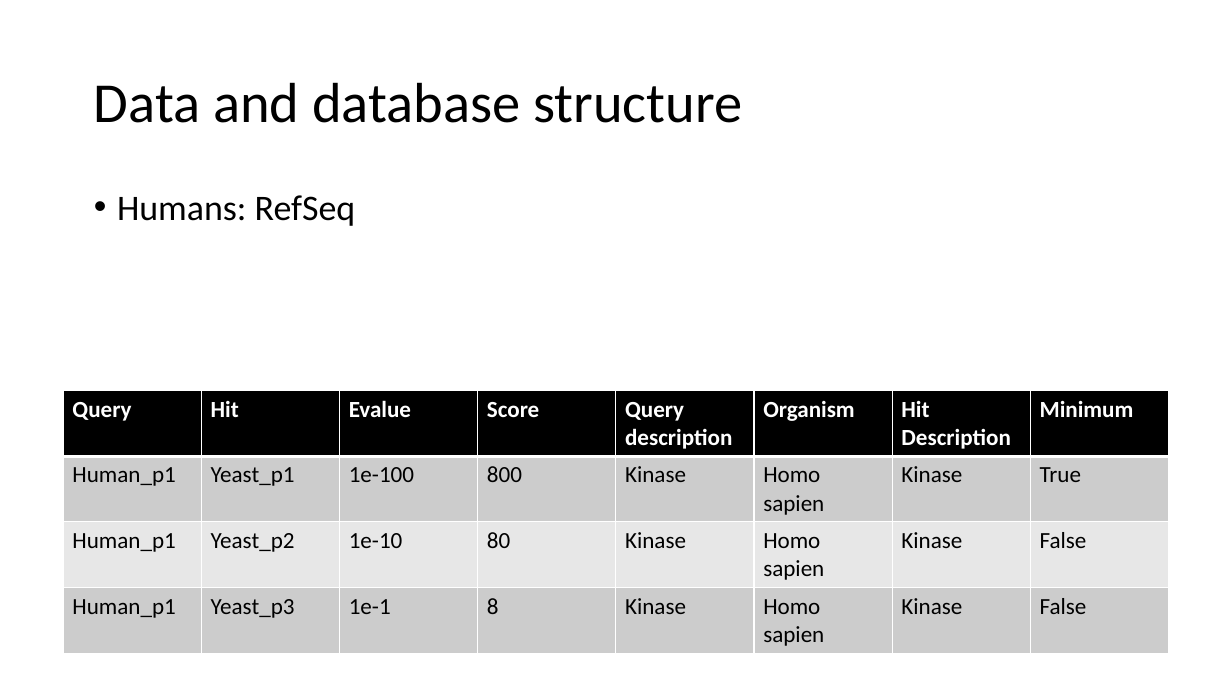
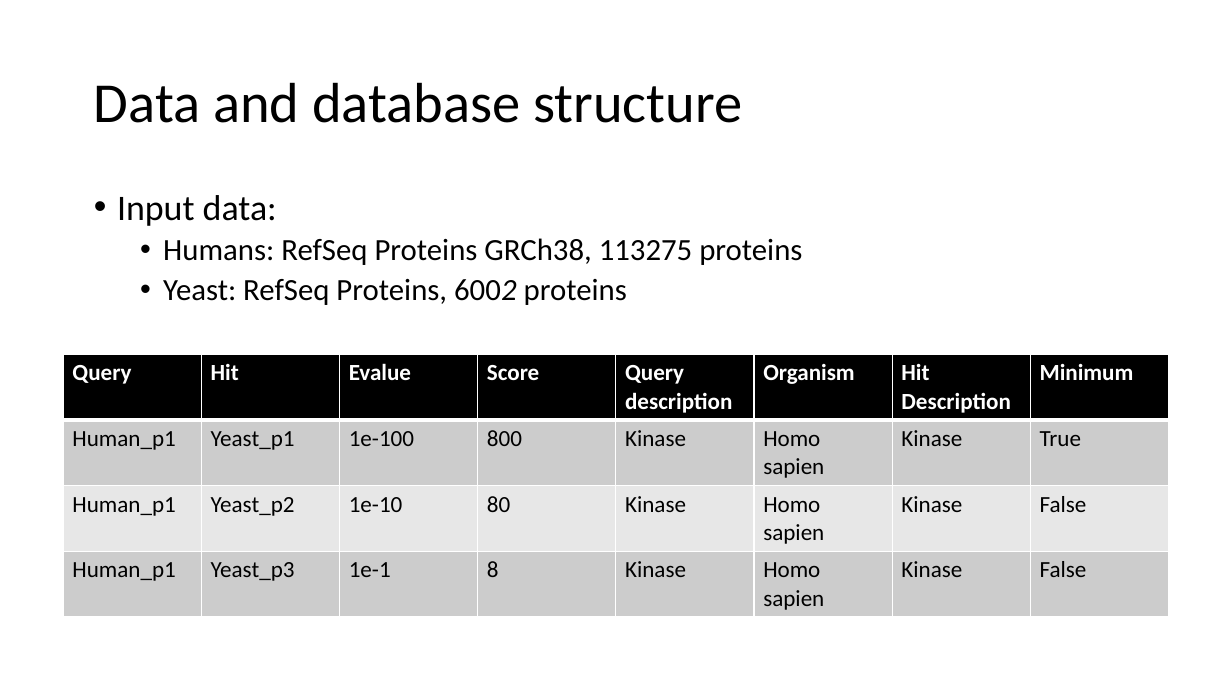
Before and after one commit to greenkidneybean/bchb524_final, a slide deck: slide 4 of presentation.pptx. Drawn at 1232x693 pixels with LibreOffice and Linux fonts; fonts in the diff are those of the drawing. Boxes give left, top, right and bottom in pixels: in the first picture for what was removed or moved away, otherwise in the second. Text is boxed around its words. In the diff, an @@ line names an element or a change of style, - is before the commit and + after.

```diff
--- a/presentation.pptx
+++ b/presentation.pptx
@@ text at (117, 195, 802, 305): text changed; size 28 to 24 pt @@
-• Humans: RefSeq
+• Input data:
+  • Humans: RefSeq Proteins GRCh38, 113275 proteins
+  • Yeast: RefSeq Proteins, 6002 proteins
@@ table: place and size @@
-table at (63, 391, 1172, 650)
+table at (63, 354, 1172, 614)
```
Also in this commit, not shown: 2 other slides changed, 1 slide added, 5 other files.
